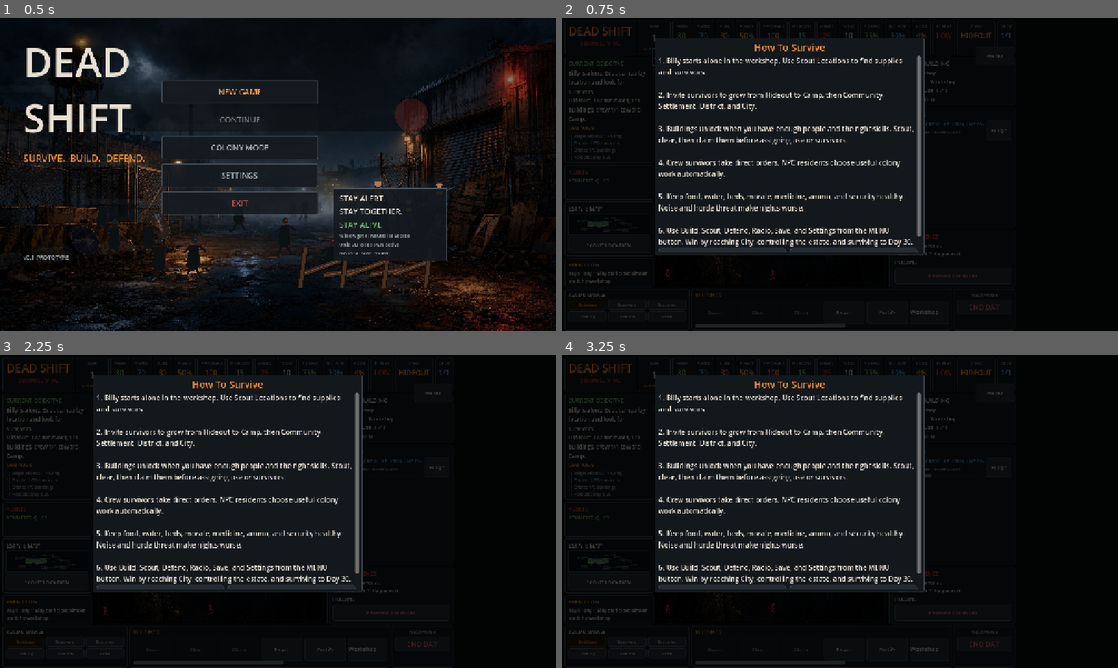
Above: before the commit, frames 1-4 (two rows, left to right).
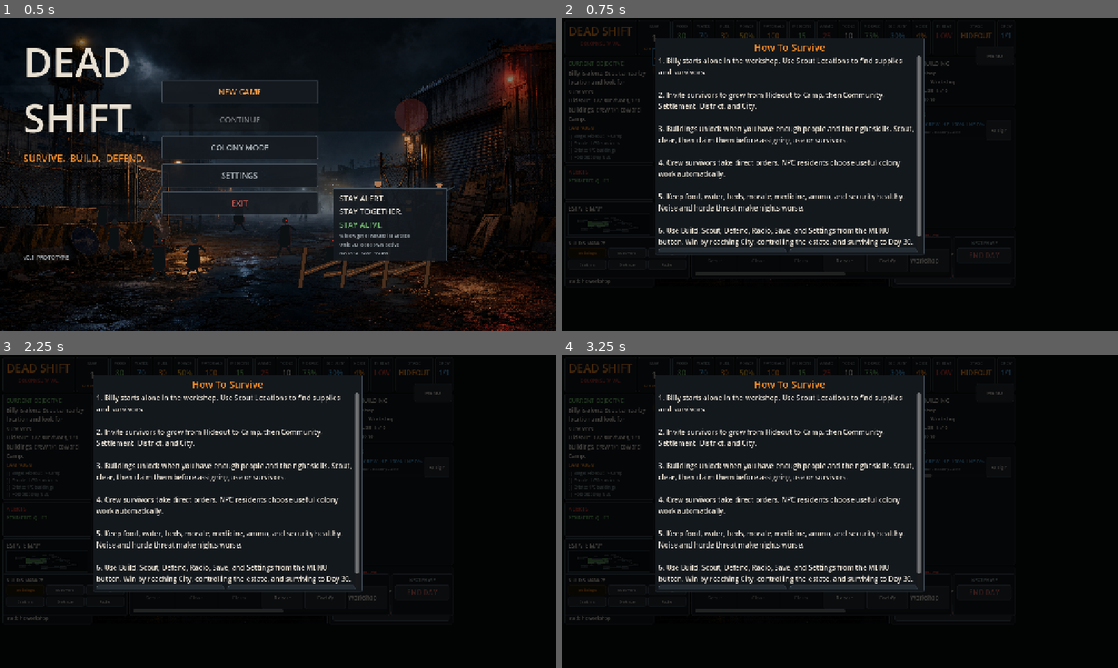
Above: after the commit, the same moments.

Repository: Robbed91/Dead-
Game: Godot game, scene res://scenes/MainMenu.tscn
The game is run twice, just before and just after one commit, with the same random seed, the same clock (stepped at 60 frames per second) and the same inputs.
Inputs:
- Up to frame 1 (0.5 s): no input
- Up to frame 2 (0.75 s): click "COLONY MODE" at 0.5 s
- Up to frame 3 (2.25 s): click "START" at 1.25 s; click "START" at 2 s
- Up to frame 4 (3.25 s): click "SHOW AGAIN LATER" at 2.75 s

Frame 1 is identical in both runs. In frame 2, 1.4% of the frame differs, in the area x 1-79%, y 69-99%; in frame 3, 1.4%; in frame 4, 1.4%.

Commit message:
Anchor gameplay command bar separately

Diff:
--- a/scripts/UIManager.gd
+++ b/scripts/UIManager.gd
@@ -17,7 +17,8 @@
 const GAMEPLAY_MARGIN_LEFT := 6.0
 const GAMEPLAY_MARGIN_TOP := 5.0
 const GAMEPLAY_MARGIN_RIGHT := 6.0
-const GAMEPLAY_MARGIN_BOTTOM := 38.0
+const GAMEPLAY_MARGIN_BOTTOM := 14.0
+const COMMAND_BAR_HEIGHT := 76.0
 const HIDEOUT_BACKGROUND := preload("res://assets/backgrounds/hideout.png")
 const CAMP_BACKGROUND := preload("res://assets/backgrounds/camp.png")
 const COMMUNITY_BACKGROUND := preload("res://assets/backgrounds/community.png")
@@ -74,6 +75,7 @@
 var selected_building_label: Label
 var night_preview_label: Label
 var end_day_button: Button
+var command_bar: HBoxContainer
 var quick_bar: HBoxContainer
 var modal_overlay: Control
 var root_container: VBoxContainer
@@ -143,7 +145,7 @@
 
 	_build_top_bar(root)
 	_build_middle(root)
-	_build_command_bar(root)
+	_build_command_bar()
 	_build_quick_bar()
 	_apply_safe_area_layout()
 
@@ -260,12 +262,14 @@
 	prep.pressed.connect(_show_defence_popup)
 	defence.add_child(prep)
 
-func _build_command_bar(root: VBoxContainer) -> void:
+func _build_command_bar() -> void:
 	var bottom := HBoxContainer.new()
+	command_bar = bottom
 	bottom.name = "BottomCommandBar"
-	bottom.custom_minimum_size = Vector2(0, 76)
+	bottom.set_anchors_preset(Control.PRESET_BOTTOM_WIDE)
+	bottom.custom_minimum_size = Vector2(0, COMMAND_BAR_HEIGHT)
 	bottom.add_theme_constant_override("separation", 4)
-	root.add_child(bottom)
+	add_child(bottom)
 
 	var tabs := _add_panel(bottom, Vector2(288, 0))
 	tabs.add_child(_label("BUILD & MANAGE", 10, TEXT))
@@ -324,11 +328,17 @@
 	if root_container == null:
 		return
 	var margins := _safe_area_margins()
-	var bottom_gutter: float = maxf(GAMEPLAY_MARGIN_BOTTOM, margins.w + 18.0)
+	var bottom_gutter: float = maxf(GAMEPLAY_MARGIN_BOTTOM, margins.w + 10.0)
+	var command_top: float = bottom_gutter + COMMAND_BAR_HEIGHT
 	root_container.offset_left = GAMEPLAY_MARGIN_LEFT + margins.x
 	root_container.offset_top = GAMEPLAY_MARGIN_TOP + margins.y
 	root_container.offset_right = -GAMEPLAY_MARGIN_RIGHT - margins.z
-	root_container.offset_bottom = -bottom_gutter
+	root_container.offset_bottom = -command_top - 4.0
+	if command_bar != null:
+		command_bar.offset_left = GAMEPLAY_MARGIN_LEFT + margins.x
+		command_bar.offset_top = -command_top
+		command_bar.offset_right = -GAMEPLAY_MARGIN_RIGHT - margins.z
+		command_bar.offset_bottom = -bottom_gutter
 	if quick_bar != null:
 		quick_bar.offset_left = -96.0 - margins.z
 		quick_bar.offset_top = 66.0 + margins.y
